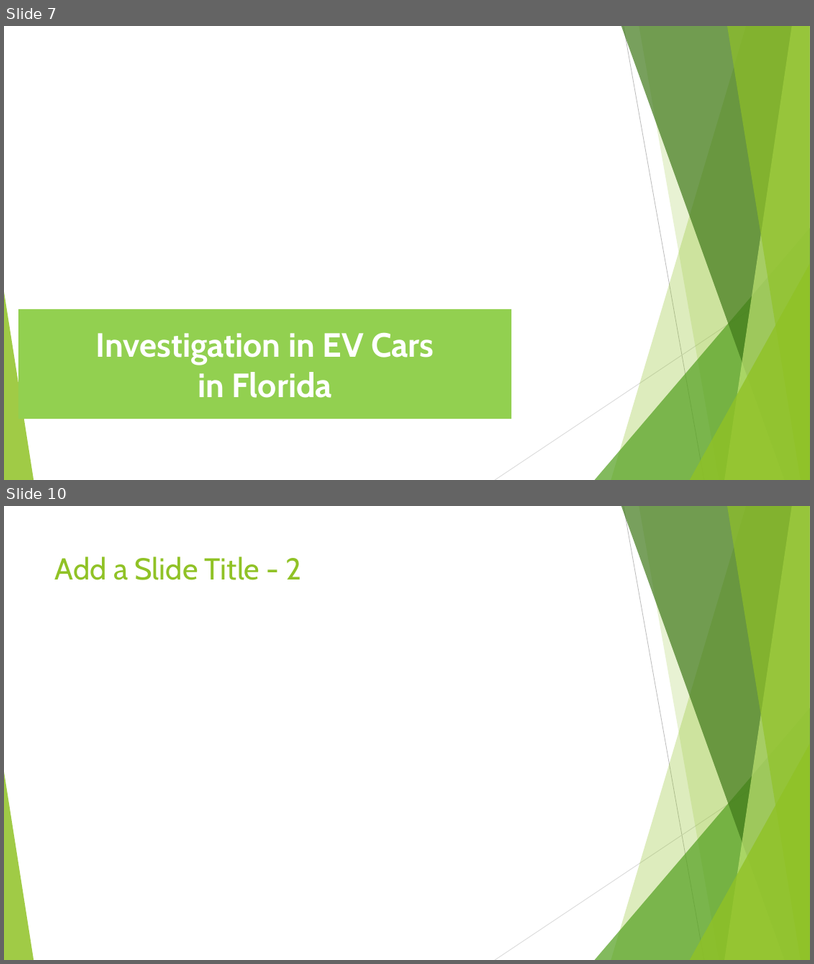
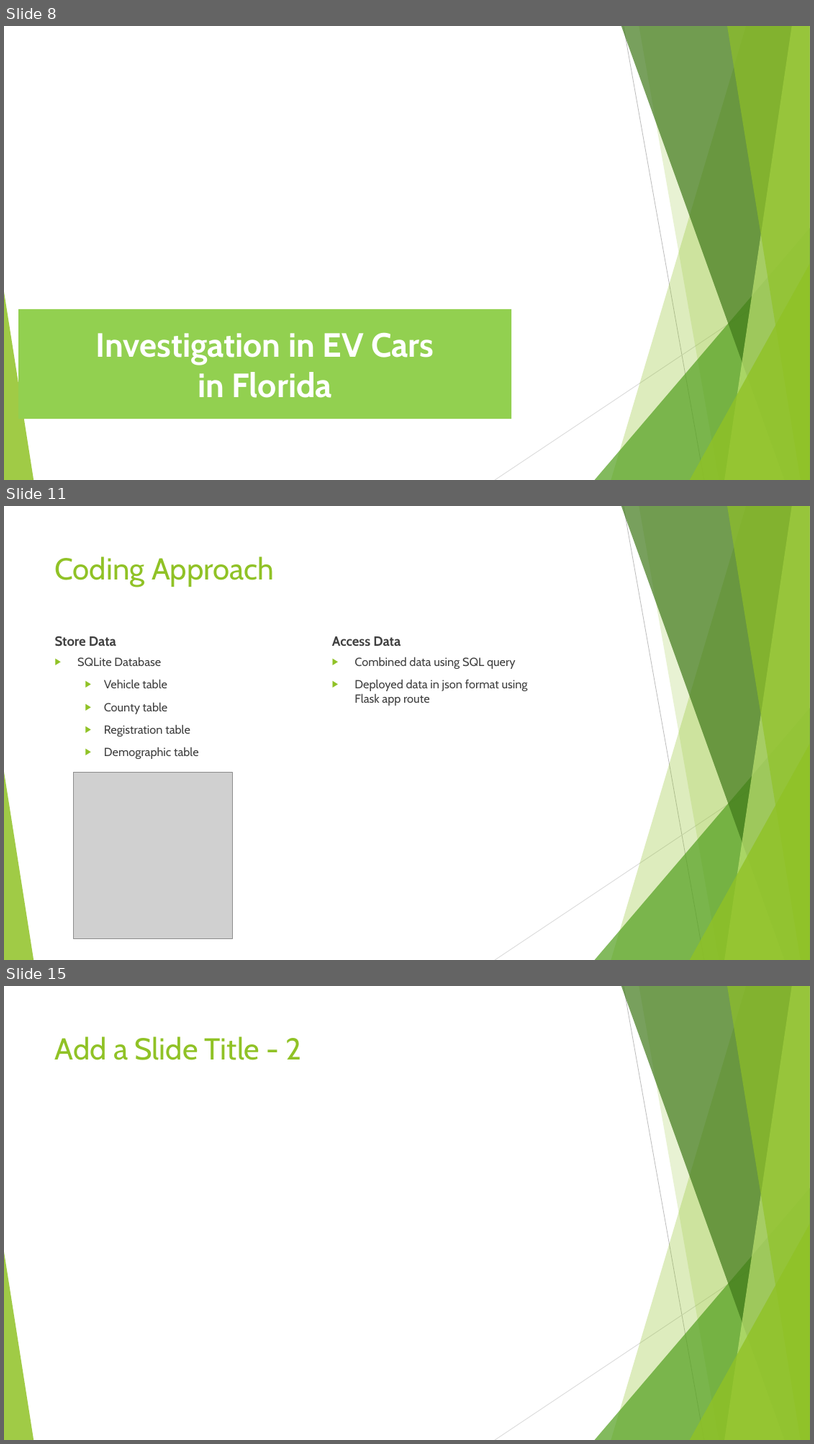
Before and after one commit to Project-JCSA/FL_Electric_Vehicles, a slide deck: Florida_Electric_Vehicles.pptx. Shown one above the other, each under a label of ours: slides 7 and 10 before the commit, slides 8, 11 and 15 after it; the slides between them are not shown. The pictures are 814x964 and 814x1444 pixels, drawn with LibreOffice and Linux fonts; fonts in the diff are those of the drawing; grey boxes stand for pictures; background and template pictures are left out. Boxes give left, top, right and bottom in pixels: in the first picture for what was removed or moved away, otherwise in the second. Text is boxed around its words. In the diff, an @@ line names an element or a change of style, - is before the commit and + after.

```diff
--- a/Florida_Electric_Vehicles.pptx
+++ b/Florida_Electric_Vehicles.pptx
@@ slide 11 added at (4, 506, 810, 960), background #FFFFFF; not listed: 10 template elements that a slide beside it also shows @@
@@ title added at (55, 556, 275, 587), 36 pt, text #90C226 @@
+Coding Approach
@@ text added at (55, 636, 116, 646), 16 pt, text #404040, bold @@
+Store Data
@@ text added at (77, 656, 199, 759), 14 pt, text #404040 @@
+▶ SQLite Database
+  ▶ Vehicle table
+  ▶ County table
+  ▶ Registration table
+  ▶ Demographic table
@@ text added at (332, 636, 401, 646), 16 pt, text #404040, bold @@
+Access Data
@@ text added at (355, 656, 528, 705), 14 pt, text #404040 @@
+▶ Combined data using SQL query
+▶ Deployed data in json format using Flask app route
@@ picture added at (74, 772, 233, 938) @@
@@ what was slide 7 is now slide 8 @@
@@ what was slide 10 is now slide 15 @@
```
Also in this commit, not shown: 6 other slides added, 4 slides removed.
